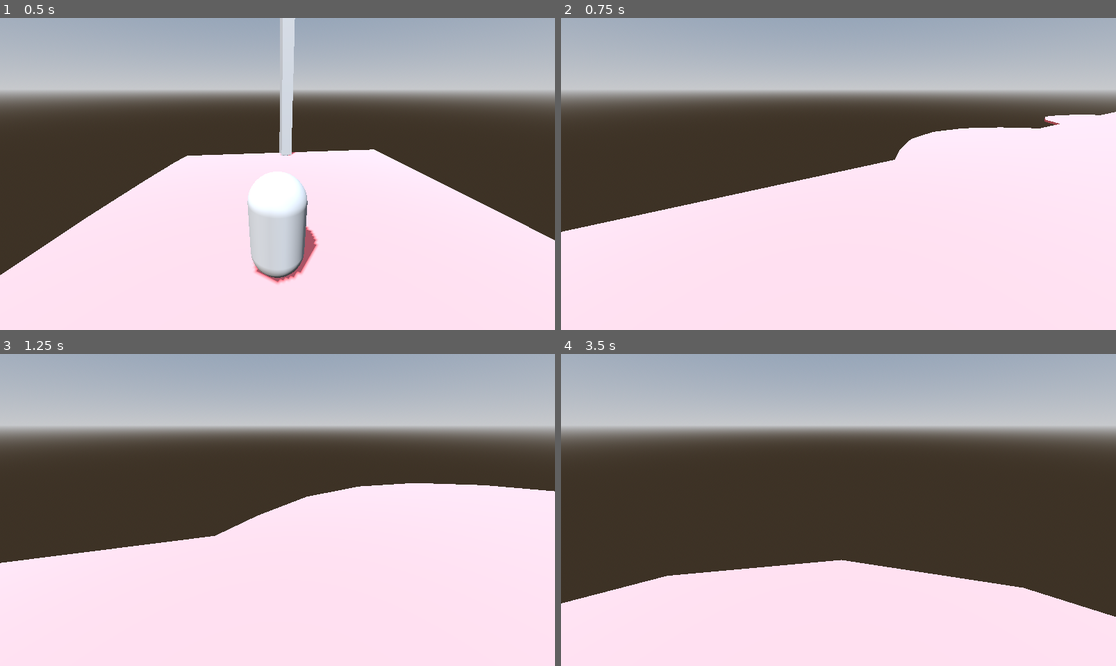
Above: before the commit, frames 1-4 (two rows, left to right).
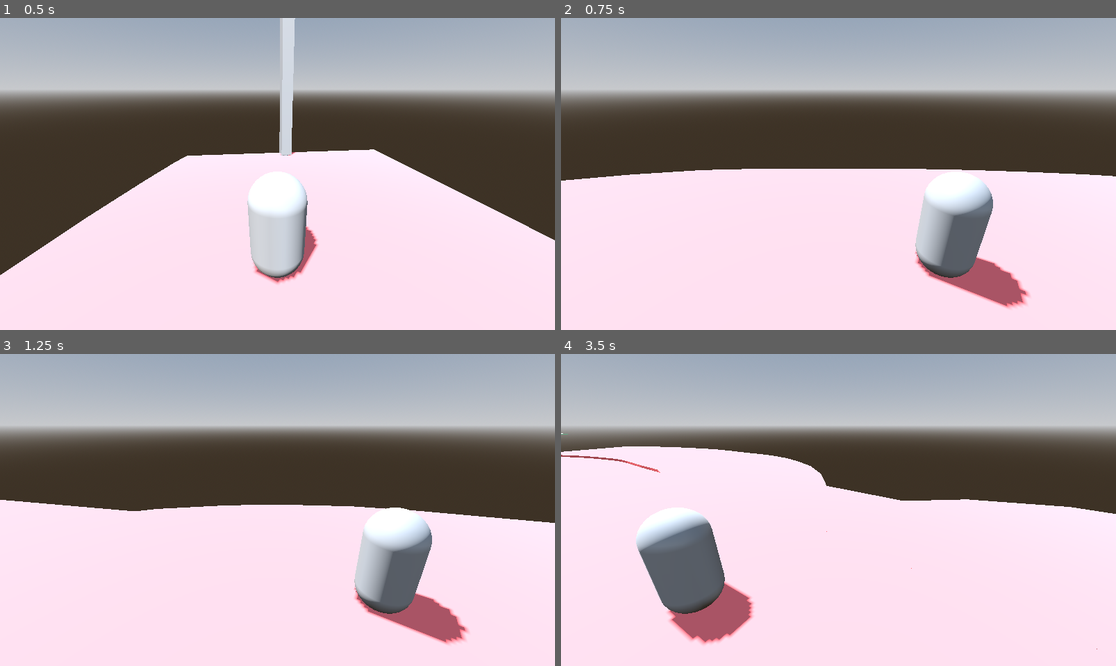
Above: after the commit, the same moments.

Repository: ludovancy/endless-roller
Game: Godot game, scene res://world.tscn
Two runs of this game, one before a commit and one after it. Both use one fixed random seed, a clock stepped at 60 frames per second and the inputs below.
Inputs (mouse positions are in pixels of both pictures, inside the frame that each line leads up to):
- Up to frame 1 (0.5 s): no input
- Up to frame 2 (0.75 s): tap Enter at 0.5 s; move the mouse to (960, 158) at 0.52 s; hold Right (ui_right) from 0.53 s (still down); click (960, 158) at 0.67 s
- Up to frame 3 (1.25 s): keep holding Right (ui_right)
- Up to frame 4 (3.5 s): release Right (ui_right) at 1.25 s; drag from (727, 525) to (810, 572) at 1.27 s; move the mouse to (894, 441) at 2.02 s; hold Right (ui_right) 2.03-2.75 s; drag from (810, 572) to (672, 463) at 2.77 s

Frame 1 is identical in both runs. In frame 2, 16% of the frame differs, in the area x 0-100%, y 30-94%; in frame 3, 15%; in frame 4, 36%, in the area x 0-100%, y 25-95%.

Commit message:
Update player.gd

Diff:
--- a/src/player.gd
+++ b/src/player.gd
@@ -23,10 +23,10 @@
 
 	if event is InputEventKey and event.pressed:
 		if event.is_action_pressed("ui_left"):
-			$Camera3D.rotation.y = 90
+			rotation_degrees.y = 90
 		if event.is_action_pressed("ui_right"):
-			$Camera3D.rotation.y = -90
+			rotation_degrees.y = 270
 		if event.is_action_pressed("ui_up"):
-			$Camera3D.rotation.y = 0
+			rotation_degrees.y = 0
 		if event.is_action_pressed("ui_down"):
-			$Camera3D.rotation.y = 180
+			rotation_degrees.y = 180
